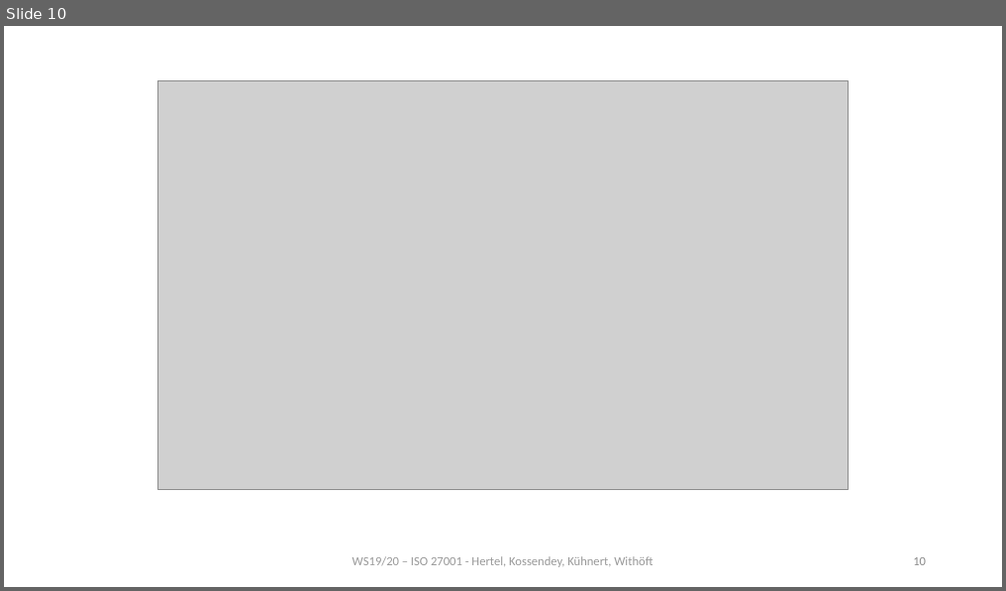
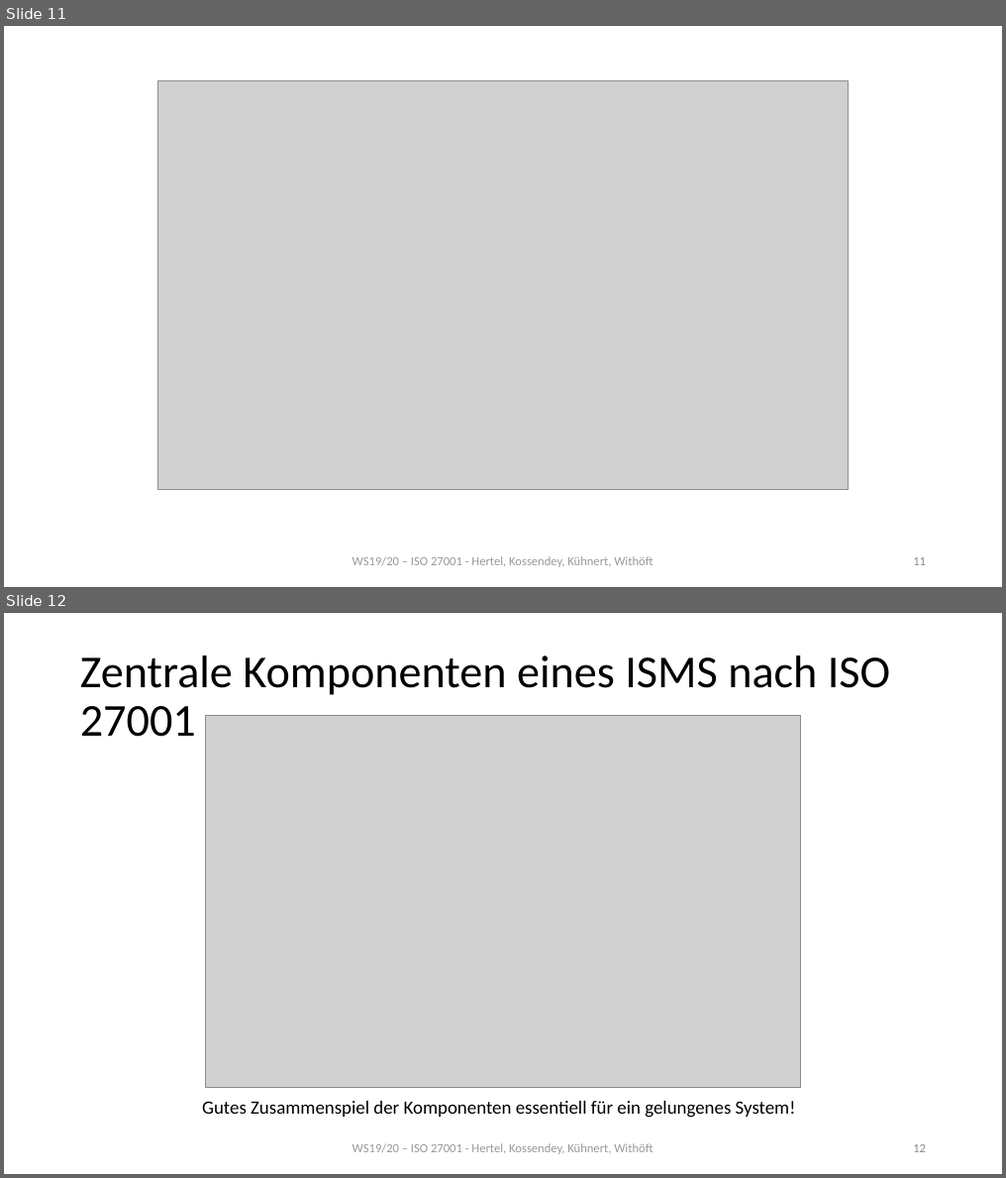
Before and after one commit to mwithoeft/SicherheitUndZuverlaessigkeit, a slide deck: merged.pptx. Shown one above the other, each under a label of ours: slide 10 before the commit, slides 11 and 12 after it. The pictures are 1006x591 and 1006x1178 pixels, drawn with LibreOffice and Linux fonts; fonts in the diff are those of the drawing; grey boxes stand for pictures. Boxes give left, top, right and bottom in pixels: in the first picture for what was removed or moved away, otherwise in the second. Text is boxed around its words. In the diff, an @@ line names an element or a change of style, - is before the commit and + after.

```diff
--- a/merged.pptx
+++ b/merged.pptx
@@ slide 12 added at (4, 613, 1002, 1174), background #FFFFFF @@
@@ title added at (80, 656, 890, 737), 44 pt, text #000000 @@
+Zentrale Komponenten eines ISMS nach ISO 27001
@@ picture added at (205, 715, 801, 1087) @@
@@ text added at (202, 1101, 796, 1118), 18 pt, text #000000 @@
+Gutes Zusammenspiel der Komponenten essentiell für ein gelungenes System!
@@ text added at (352, 1144, 652, 1155), 12 pt, text #808080 at 80% opacity @@
+WS19/20 – ISO 27001 - Hertel, Kossendey, Kühnert, Withöft
@@ page number added at (913, 1145, 926, 1153), 12 pt, text #8C8C8C @@
+12
@@ what was slide 10 is now slide 11 @@
@@ page number at (913, 558, 926, 566): text changed @@
-10
+11
```
Also in this commit, not shown: 2 slides changed, 7 other slides added.
